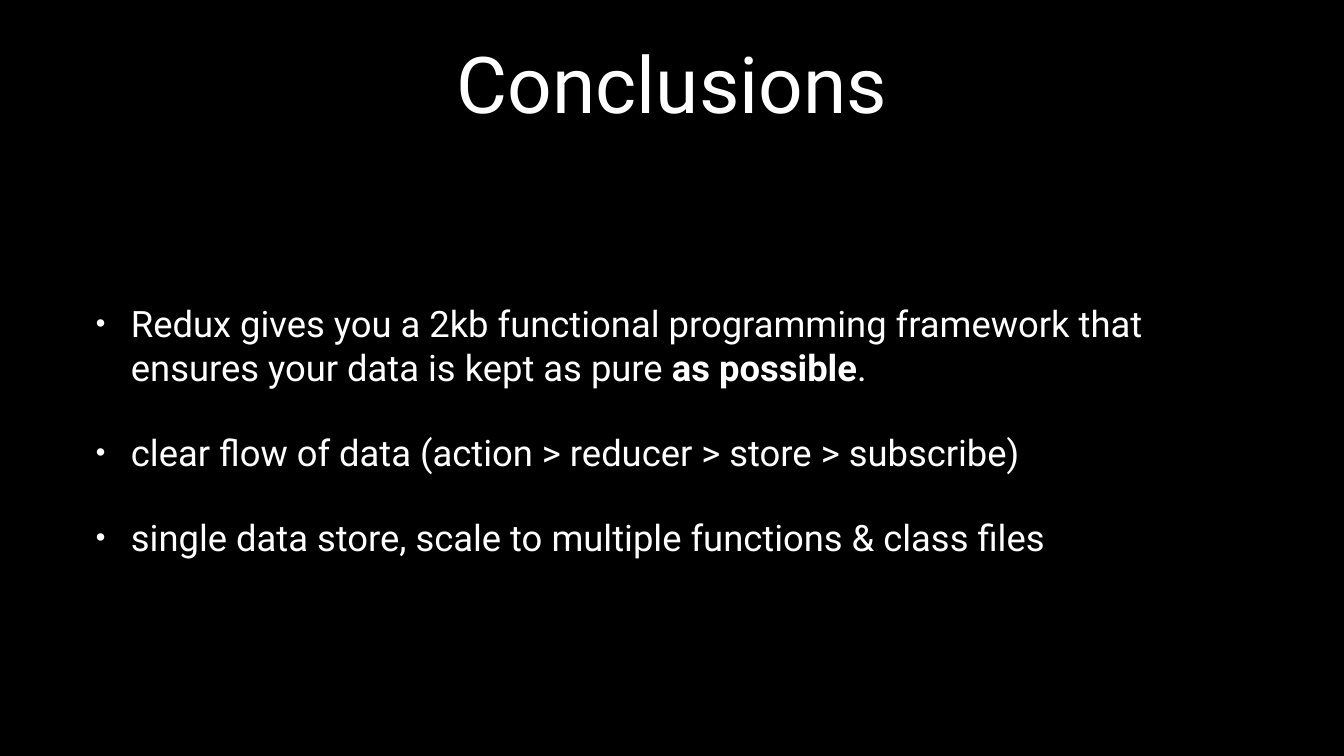
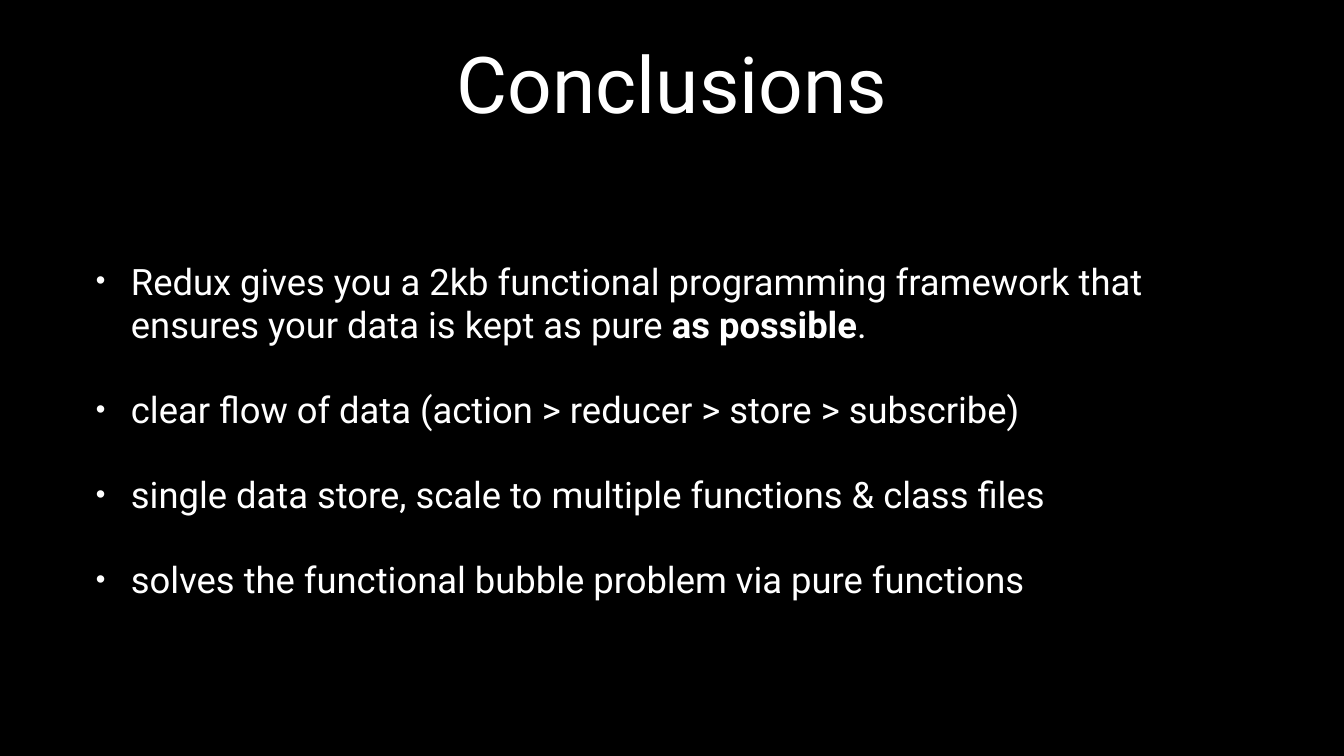
Before and after one commit to JesterXL/redux-ngredux-sagas-angular-presentation, a slide deck: slide 74 of redux-preso-nationjs-9.16.2016.pptx (slide 81 before the commit). Drawn at 1344x756 pixels with LibreOffice and Linux fonts; fonts in the diff are those of the drawing. Boxes give left, top, right and bottom in pixels: in the first picture for what was removed or moved away, otherwise in the second. Text is boxed around its words. In the diff, an @@ line names an element or a change of style, - is before the commit and + after.

```diff
--- a/redux-preso-nationjs-9.16.2016.pptx
+++ b/redux-preso-nationjs-9.16.2016.pptx
@@ text at [131, 565, 1024, 601]: paragraph added @@
+• solves the functional bubble problem via pure functions
```
Also in this commit, not shown: 12 other slides changed, 7 slides added, 14 slides removed, 2 other files.
